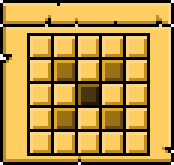
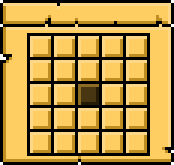
Revision of a layered 174 x 165 image; what changed, layer by layer:
hid "Monkey" over [54, 60, 123, 129]
